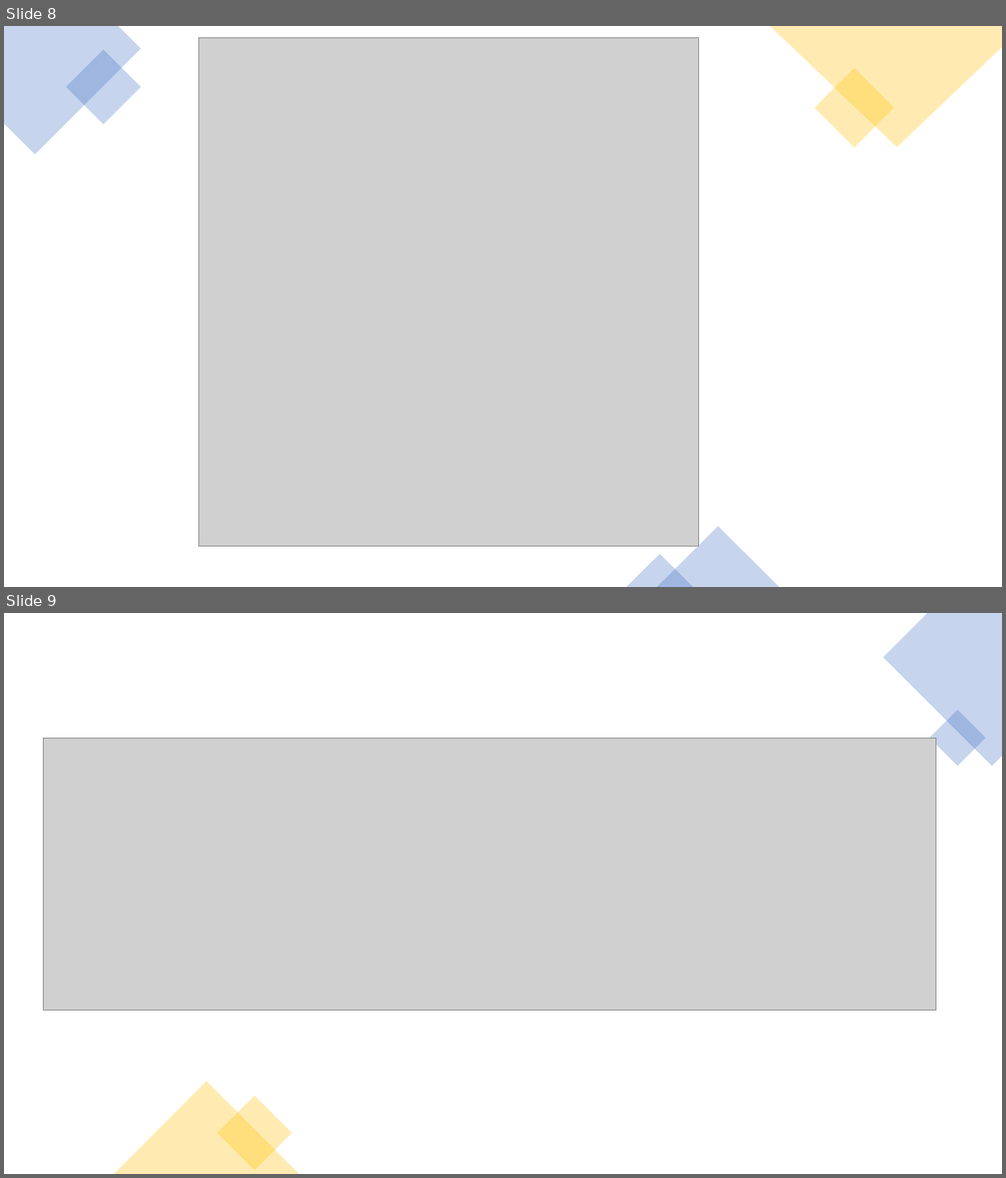
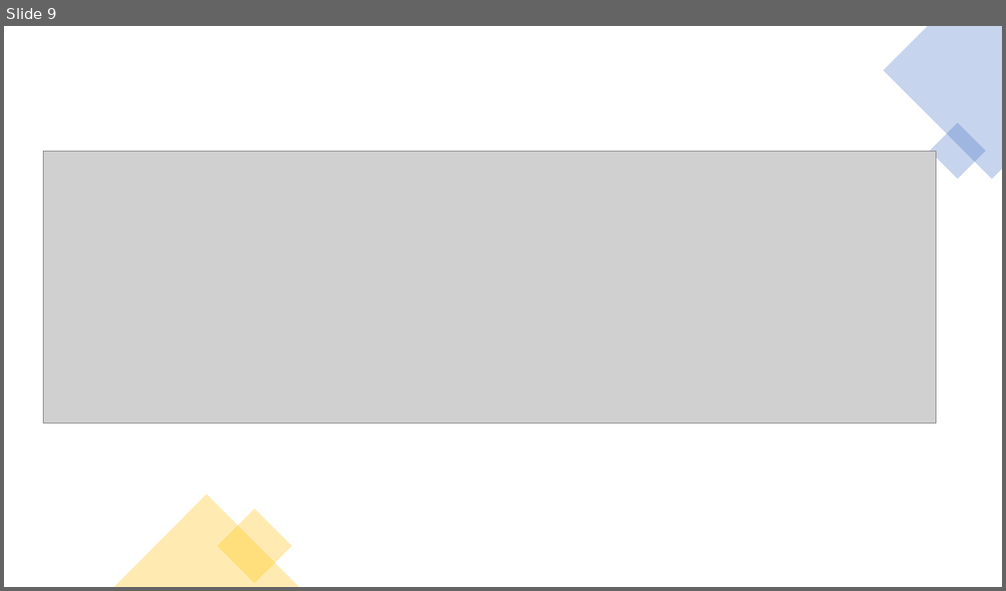
Before and after one commit to aleksha/2c11p16a, a slide deck: Promo 2c11p16a.pptx. Shown one above the other, each under a label of ours: slides 8 and 9 before the commit, slide 9 after it. The pictures are 1006x1178 and 1006x591 pixels, drawn with LibreOffice and Linux fonts; fonts in the diff are those of the drawing; grey boxes stand for pictures. Boxes give left, top, right and bottom in pixels: in the first picture for what was removed or moved away, otherwise in the second. Text is boxed around its words. In the diff, an @@ line names an element or a change of style, - is before the commit and + after.

```diff
--- a/Promo 2c11p16a.pptx
+++ b/Promo 2c11p16a.pptx
@@ slide 8 removed at [4, 26, 1002, 587], background #FFFFFF @@
@@ freeform shape removed at [4, 26, 141, 155] @@
@@ rectangle removed at [66, 49, 142, 125] @@
@@ picture removed at [199, 37, 700, 546] @@
@@ freeform shape removed at [769, 26, 1002, 148] @@
@@ rectangle removed at [814, 68, 893, 148] @@
@@ triangle removed at [657, 527, 779, 587] @@
@@ triangle removed at [627, 555, 693, 587] @@
```
Also in this commit, not shown: 1 slide changed, 2 slides added, 2 other files.
